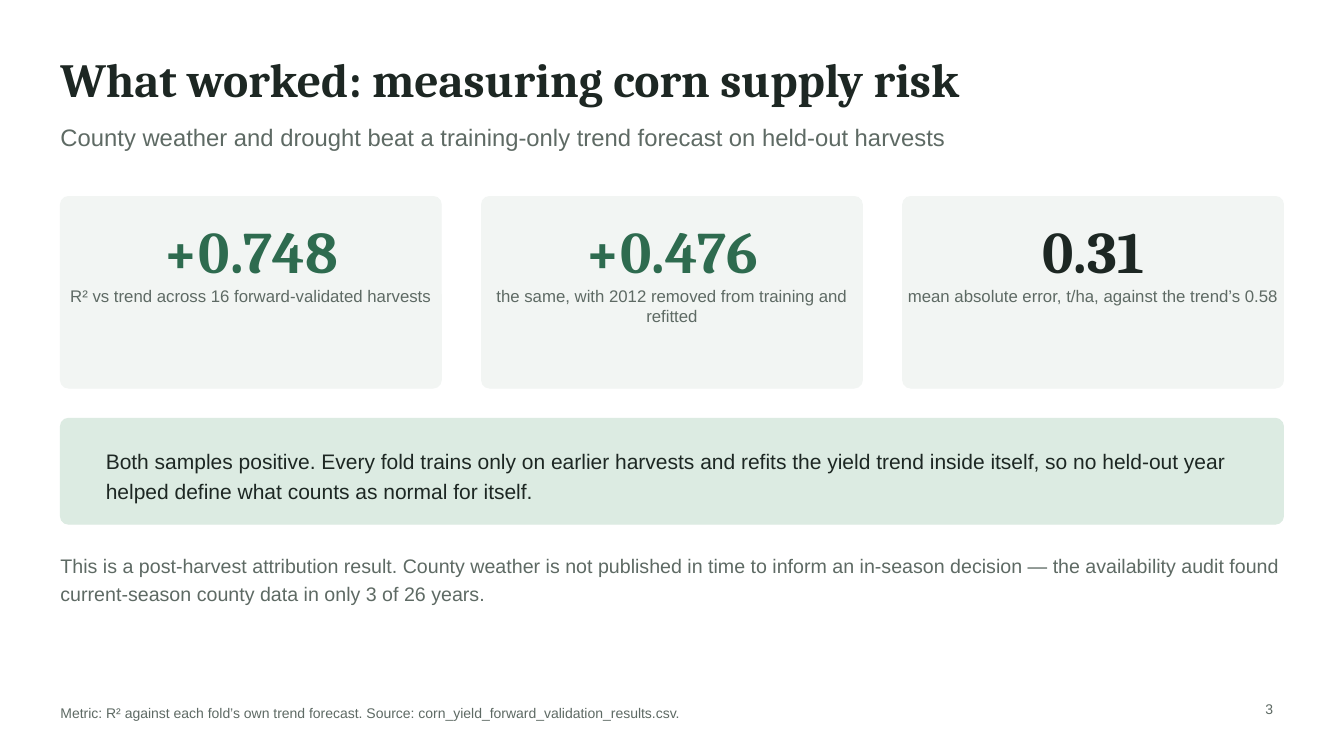
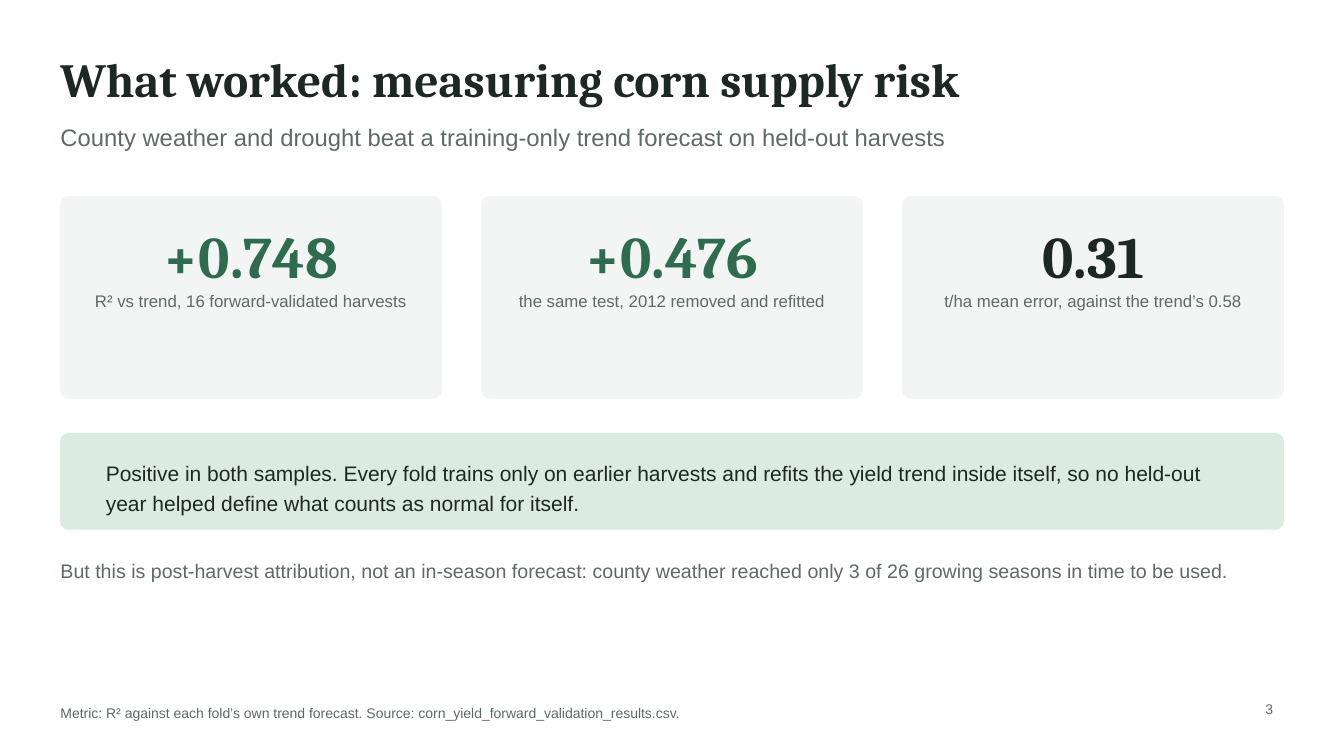
Before and after one commit to haydn-s/climate-futures-pricing, a slide deck: slide 3 of presentation/final/output/climate-futures-pricing-final.pptx. Drawn at 1344x756 pixels with LibreOffice and Linux fonts; fonts in the diff are those of the drawing. Boxes give left, top, right and bottom in pixels: in the first picture for what was removed or moved away, otherwise in the second. Text is boxed around its words. In the diff, an @@ line names an element or a change of style, - is before the commit and + after.

```diff
--- a/presentation/final/output/climate-futures-pricing-final.pptx
+++ b/presentation/final/output/climate-futures-pricing-final.pptx
@@ rounded rectangle: place and size @@
-rounded rectangle at <box>60,197,442,388</box>
+rounded rectangle at <box>60,197,442,398</box>
@@ rounded rectangle: place and size @@
-rounded rectangle at <box>482,197,863,388</box>
+rounded rectangle at <box>482,197,863,398</box>
@@ rounded rectangle: place and size @@
-rounded rectangle at <box>903,197,1285,388</box>
+rounded rectangle at <box>903,197,1285,398</box>
@@ 3 texts: place and size @@
-3 texts at <box>164,233,1144,274</box>
+3 texts at <box>164,238,1144,279</box>
@@ text at <box>95,295,406,309</box>: text changed @@
-R² vs trend across 16 forward-validated harvests
+R² vs trend, 16 forward-validated harvests
@@ text at <box>519,295,824,309</box>: text changed @@
-the same, with 2012 removed from training and refitted
+the same test, 2012 removed and refitted
@@ text at <box>944,295,1242,311</box>: text changed @@
-mean absolute error, t/ha, against the trend’s 0.58
+t/ha mean error, against the trend’s 0.58
@@ proportions changed in 4 elements at <box>60,197,442,398</box>, <box>482,197,863,398</box>, <box>903,197,1285,398</box>, <box>60,434,1284,529</box> @@
@@ rounded rectangle: place and size @@
-rounded rectangle at <box>60,418,1284,524</box>
+rounded rectangle at <box>60,434,1284,529</box>
@@ text at <box>106,465,1201,516</box>: text changed @@
-Both samples positive. Every fold trains only on earlier harvests and refits the yield trend inside itself, so no held-out year helped define what counts as normal for itself.
+Positive in both samples. Every fold trains only on earlier harvests and refits the yield trend inside itself, so no held-out year helped define what counts as normal for itself.
@@ text at <box>60,564,1227,582</box>: text changed @@
-This is a post-harvest attribution result. County weather is not published in time to inform an in-season decision — the availability audit found current-season county data in only 3 of 26 years.
+But this is post-harvest attribution, not an in-season forecast: county weather reached only 3 of 26 growing seasons in time to be used.
```
Also in this commit, not shown: 4 other slides changed, 1 other file.
